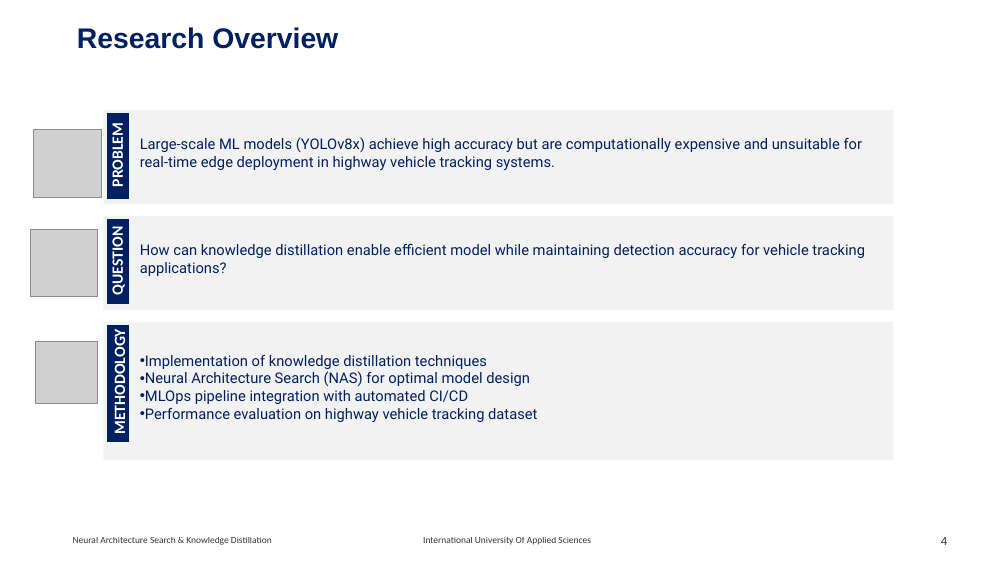
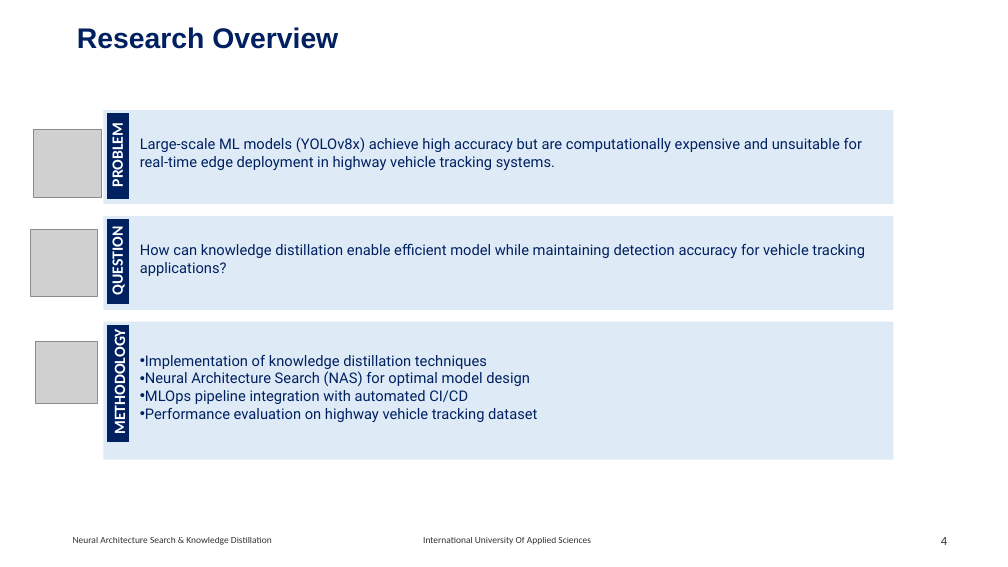
Before and after one commit to RajeshRamadas/yolov8-model-optimization, a slide deck: slide 4 of 01-Project-management/presentation/KnowledgeDistillation.pptx. Drawn at 1008x567 pixels with LibreOffice and Linux fonts; fonts in the diff are those of the drawing; grey boxes stand for pictures. Boxes give left, top, right and bottom in pixels: in the first picture for what was removed or moved away, otherwise in the second. Text is boxed around its words. In the diff, an @@ line names an element or a change of style, - is before the commit and + after.

```diff
--- a/01-Project-management/presentation/KnowledgeDistillation.pptx
+++ b/01-Project-management/presentation/KnowledgeDistillation.pptx
@@ fill #F2F2F2 to #DEEBF7 in 3 elements at (104,110,894,205), (104,216,894,311), (104,322,894,461) @@
```
Also in this commit, not shown: 5 other slides changed, 7 slides added.
